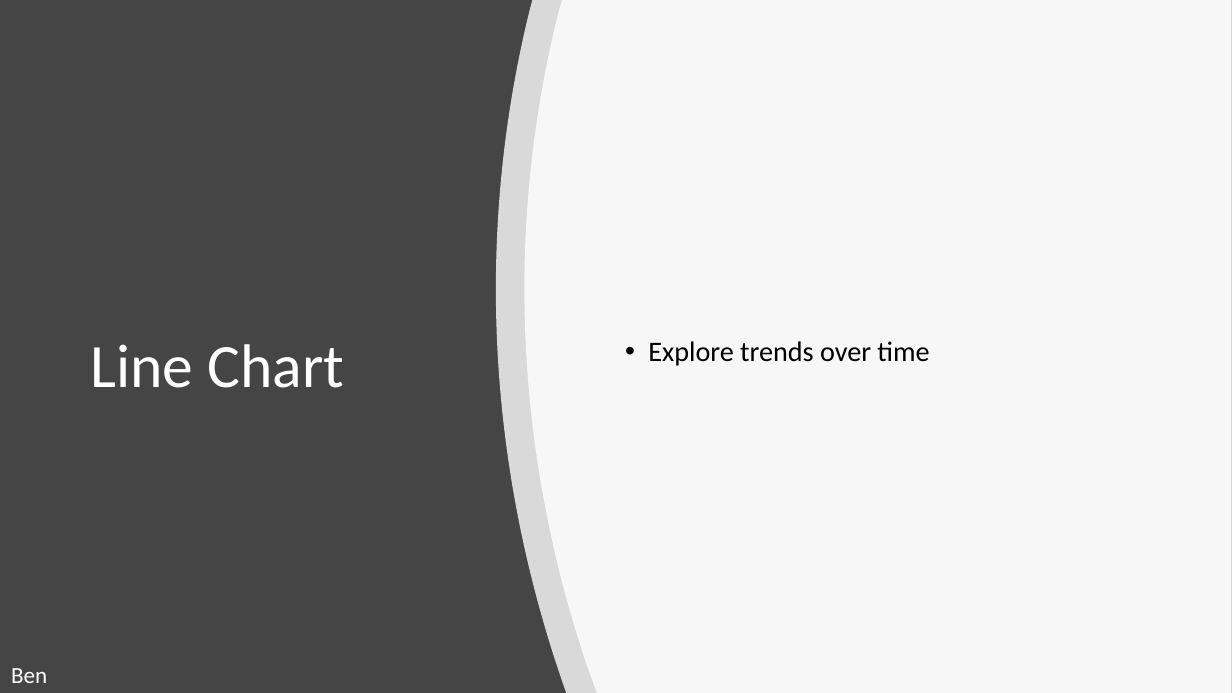
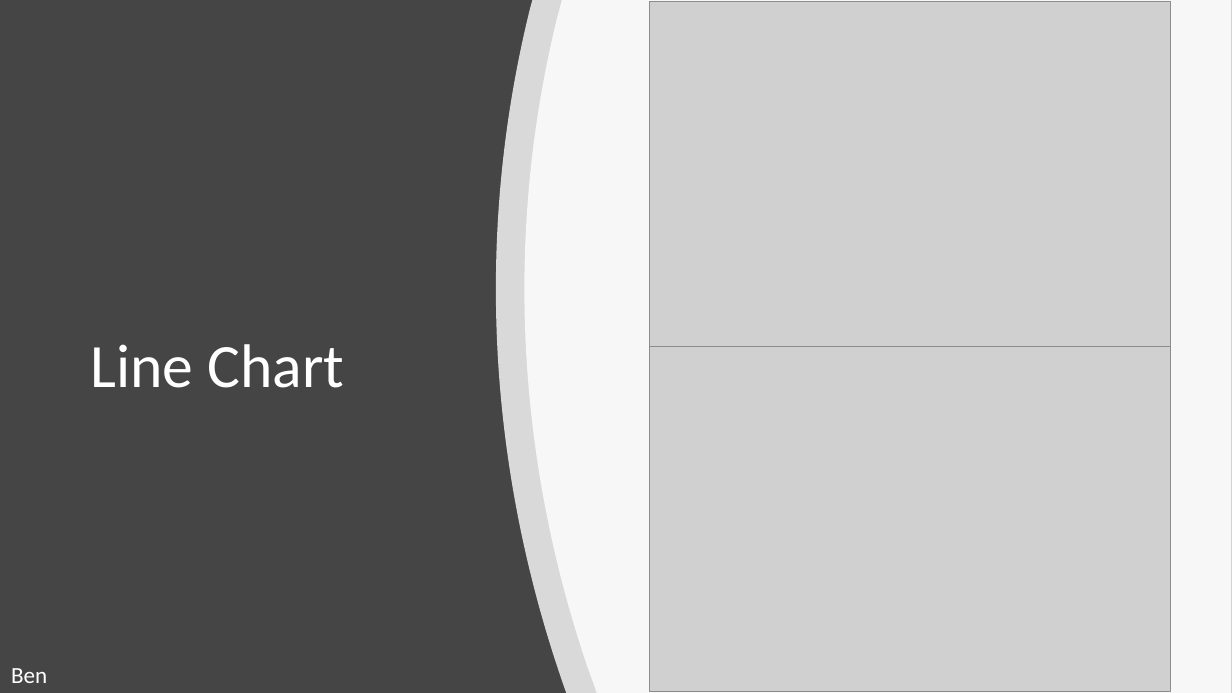
Before and after one commit to Sasmita28/city-service, a slide deck: slide 14 of BootcampProject2Presentation.pptx (slide 15 before the commit). Drawn at 1232x693 pixels with LibreOffice and Linux fonts; fonts in the diff are those of the drawing; grey boxes stand for pictures. Boxes give left, top, right and bottom in pixels: in the first picture for what was removed or moved away, otherwise in the second. Text is boxed around its words. In the diff, an @@ line names an element or a change of style, - is before the commit and + after.

```diff
--- a/BootcampProject2Presentation.pptx
+++ b/BootcampProject2Presentation.pptx
@@ picture added at box(650, 2, 1171, 347) @@
@@ text removed at box(648, 341, 929, 366) @@
-• Explore trends over time
@@ picture added at box(650, 347, 1171, 692) @@
```
Also in this commit, not shown: 10 other slides changed, 4 slides removed, 8 other files.
